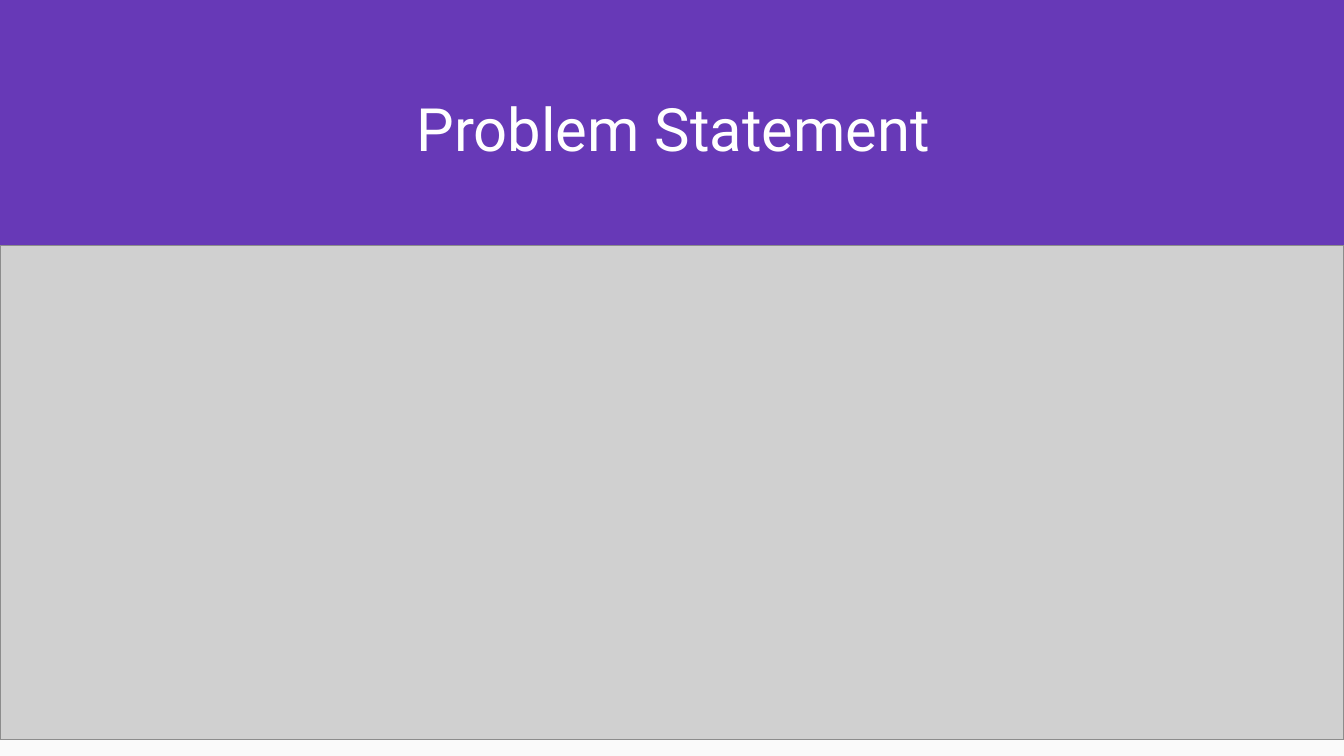
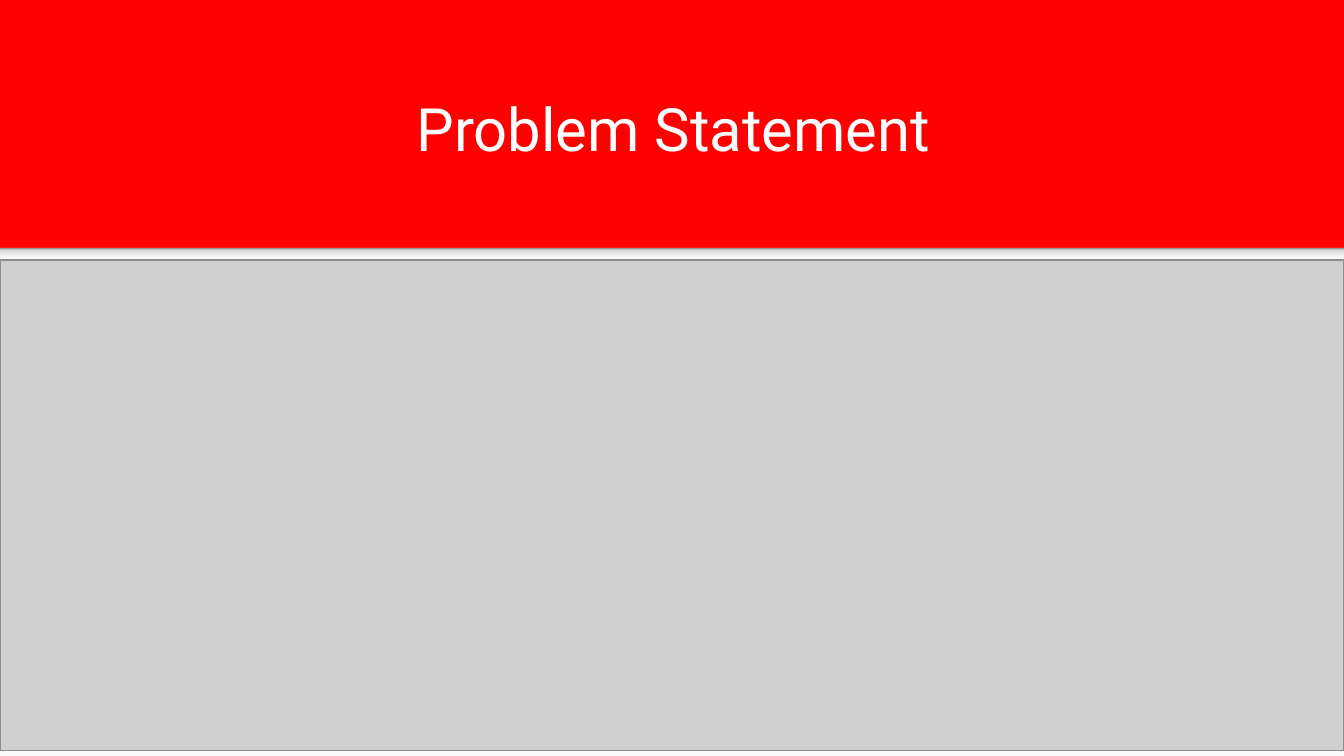
Before and after one commit to surabhi0901/phonepe_pulse_data_visualization_and_exploration, a slide deck: slide 4 of project-overview.pptx. Drawn at 1344x756 pixels with LibreOffice and Linux fonts; fonts in the diff are those of the drawing; grey boxes stand for pictures. Boxes give left, top, right and bottom in pixels: in the first picture for what was removed or moved away, otherwise in the second. Text is boxed around its words. In the diff, an @@ line names an element or a change of style, - is before the commit and + after.

```diff
--- a/project-overview.pptx
+++ b/project-overview.pptx
@@ background #6739B7 to #FF0000 @@
@@ picture: place and size @@
-picture at bbox=[0, 246, 1344, 741]
+picture at bbox=[0, 259, 1344, 750]
```
Also in this commit, not shown: 8 other slides changed, 3 slides added, 2 slides removed.
